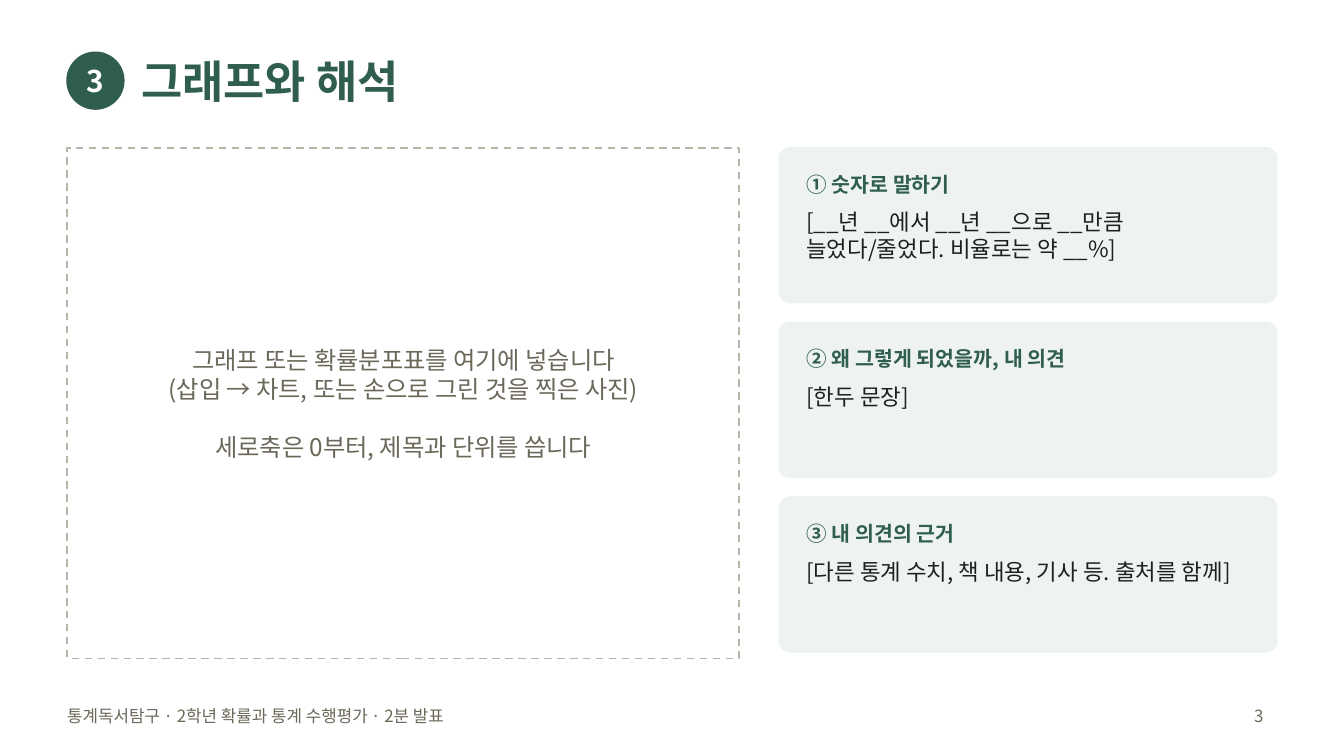
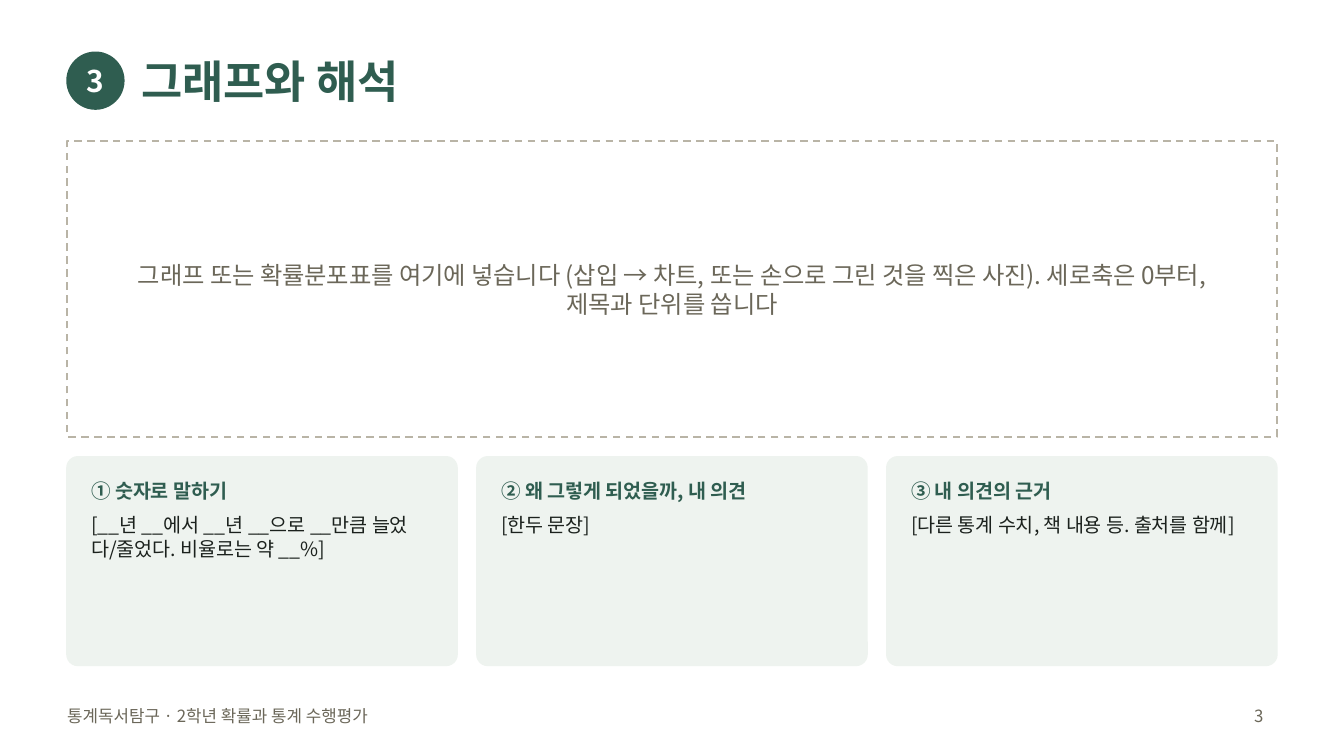
Before and after one commit to jaegeunsongsong/autobot, a slide deck: slide 3 of docs/2026-2학기-통계독서탐구-수행평가/발표틀.pptx. Drawn at 1344x756 pixels with LibreOffice and Linux fonts; fonts in the diff are those of the drawing. Boxes give left, top, right and bottom in pixels: in the first picture for what was removed or moved away, otherwise in the second. Text is boxed around its words. In the diff, an @@ line names an element or a change of style, - is before the commit and + after.

```diff
--- a/docs/2026-2학기-통계독서탐구-수행평가/발표틀.pptx
+++ b/docs/2026-2학기-통계독서탐구-수행평가/발표틀.pptx
@@ rectangle: place and size @@
-rectangle at (67,148,739,659)
+rectangle at (67,141,1277,437)
@@ text at (138,263,1206,315): text changed @@
-그래프 또는 확률분포표를 여기에 넣습니다
-(삽입 → 차트, 또는 손으로 그린 것을 찍은 사진)
-세로축은 0부터, 제목과 단위를 씁니다
+그래프 또는 확률분포표를 여기에 넣습니다 (삽입 → 차트, 또는 손으로 그린 것을 찍은 사진). 세로축은 0부터, 제목과 단위를 씁니다
@@ proportions changed in 3 elements at (887,457,1277,665), (477,457,867,665), (67,457,457,665) @@
@@ rounded rectangle: place and size @@
-rounded rectangle at (780,148,1277,302)
+rounded rectangle at (67,457,457,665)
@@ text "① 숫자로 말하기": place and size @@
-text "① 숫자로 말하기" at (806,174,950,194)
+text "① 숫자로 말하기" at (91,481,227,500)
@@ rounded rectangle: place and size @@
-rounded rectangle at (780,323,1277,477)
+rounded rectangle at (477,457,867,665)
@@ size 11 to 10.5 pt in 3 elements at (911,481,1051,500), (91,481,227,500), (501,481,746,502) @@
@@ text "② 왜 그렇게 되었을까, 내 ...": place and size @@
-text "② 왜 그렇게 되었을까, 내 ..." at (806,348,1066,370)
+text "② 왜 그렇게 되었을까, 내 ..." at (501,481,746,502)
@@ rounded rectangle: place and size @@
-rounded rectangle at (780,497,1277,652)
+rounded rectangle at (887,457,1277,665)
@@ text "③ 내 의견의 근거": place and size @@
-text "③ 내 의견의 근거" at (806,523,955,543)
+text "③ 내 의견의 근거" at (911,481,1051,500)
@@ text "[__년 __에서 __년 __으로 __만큼 ...": place and size @@
-text "[__년 __에서 __년 __으로 __만큼 ..." at (806,211,1124,261)
+text "[__년 __에서 __년 __으로 __만큼 ..." at (91,515,408,560)
@@ text "[__년 __에서 __년 __으로 __만큼 ..." at (91,515,408,560): size 12 to 10.5 pt @@
@@ text "[한두 문장]" at (501,516,591,536): size 12 to 10.5 pt @@
@@ text "[한두 문장]": place and size @@
-text "[한두 문장]" at (806,386,909,409)
+text "[한두 문장]" at (501,516,591,536)
@@ text at (911,515,1235,536): text changed; size 12 to 10.5 pt @@
-[다른 통계 수치, 책 내용, 기사 등. 출처를 함께]
+[다른 통계 수치, 책 내용 등. 출처를 함께]
@@ text at (67,708,368,724): text changed @@
-통계독서탐구 · 2학년 확률과 통계 수행평가 · 2분 발표
+통계독서탐구 · 2학년 확률과 통계 수행평가
```
Also in this commit, not shown: 3 other slides changed, 8 other files.
